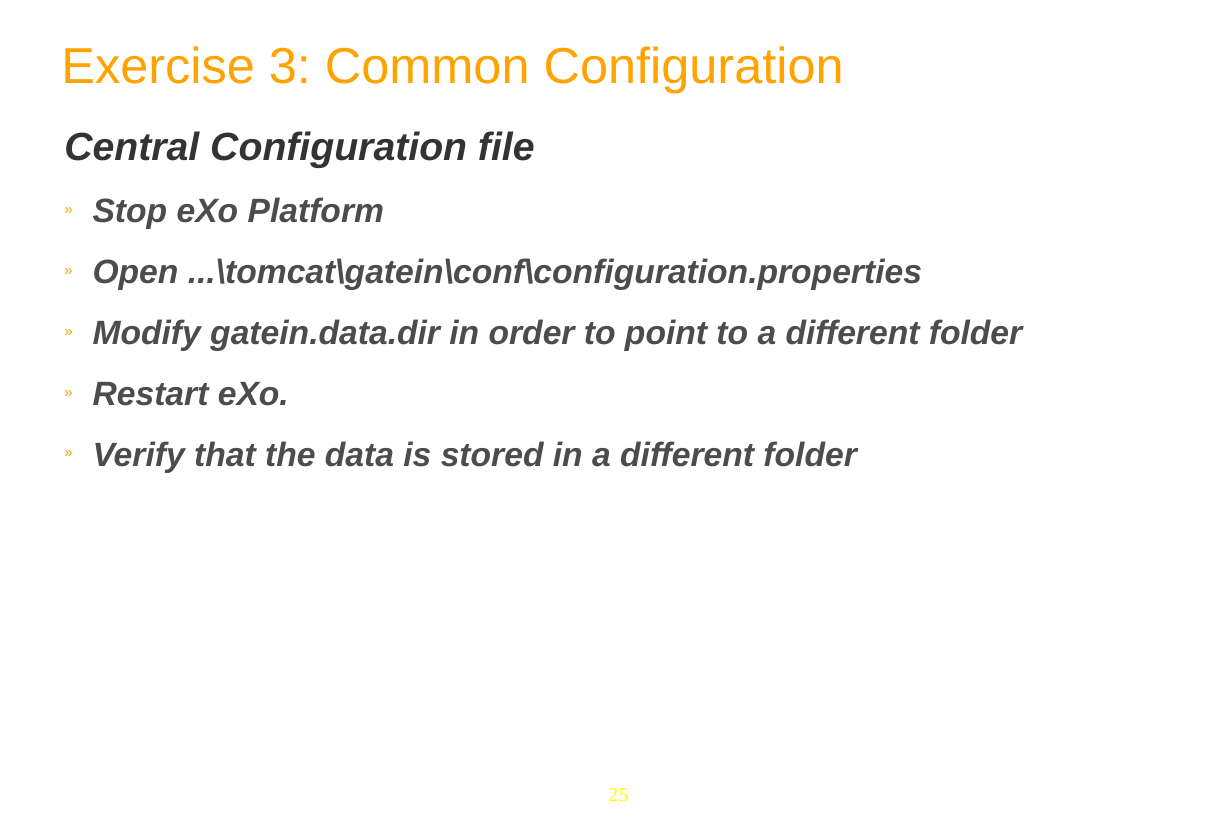
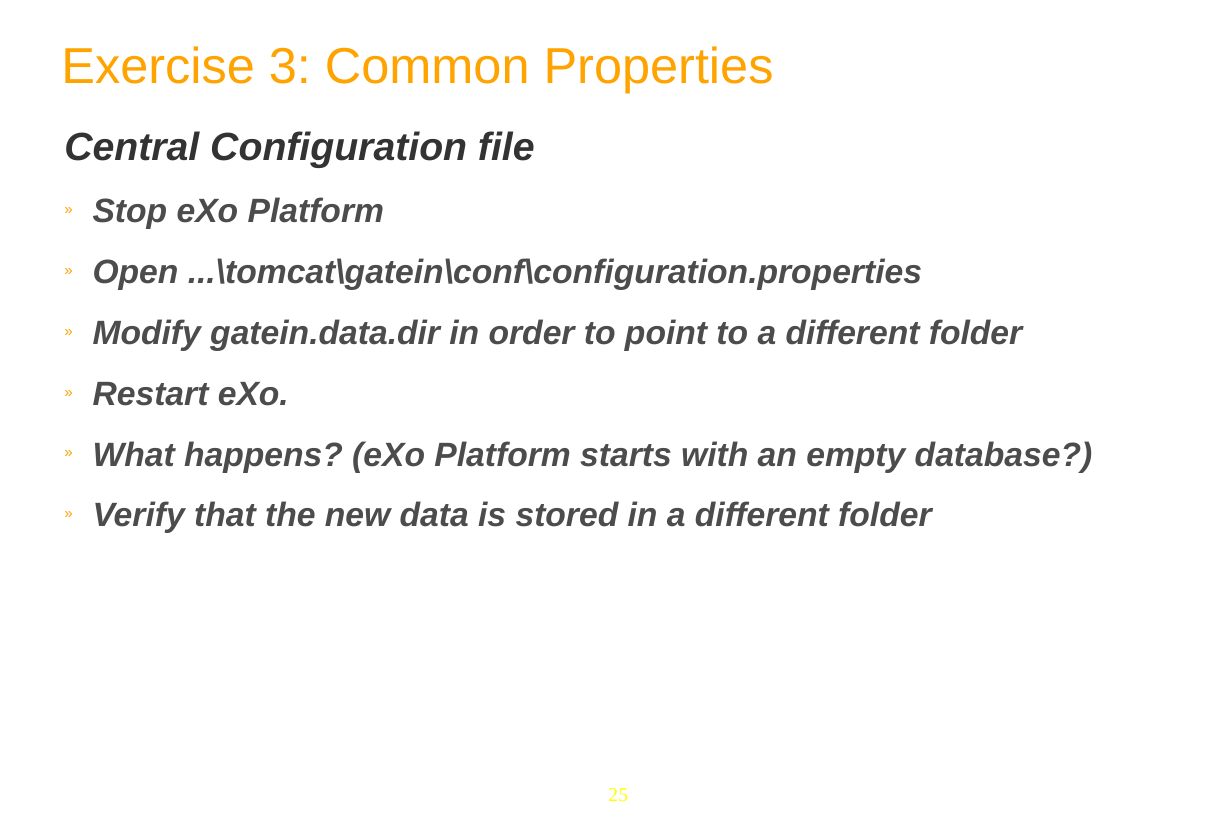
Before and after one commit to anhvurz90/training, a slide deck: slide 25 of exo-developer/210-configuration/slides/210-Portal-configuration-XDev-en.ppt. Drawn at 1232x835 pixels with LibreOffice and Linux fonts; fonts in the diff are those of the drawing; background and template pictures are left out. Boxes give left, top, right and bottom in pixels: in the first picture for what was removed or moved away, otherwise in the second. Text is boxed around its words. In the diff, an @@ line names an element or a change of style, - is before the commit and + after.

Commit message:
configuration

```diff
--- a/exo-developer/210-configuration/slides/210-Portal-configuration-XDev-en.ppt
+++ b/exo-developer/210-configuration/slides/210-Portal-configuration-XDev-en.ppt
@@ text at box(61, 46, 774, 93): text changed @@
-Exercise 3: Common Configuration
+Exercise 3: Common Properties
@@ text at box(93, 441, 1093, 533): text changed @@
-» Verify that the data is stored in a different folder
+» What happens? (eXo Platform starts with an empty database?)
+» Verify that the new data is stored in a different folder
```
Also in this commit, not shown: 11 other slides changed, 2 slides added, 3 slides removed, 15 other files.
